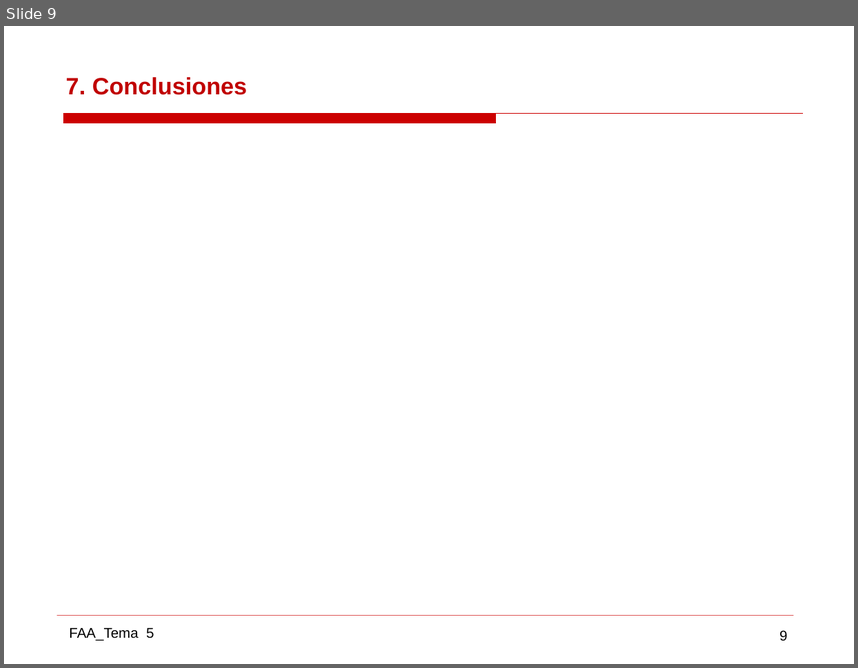
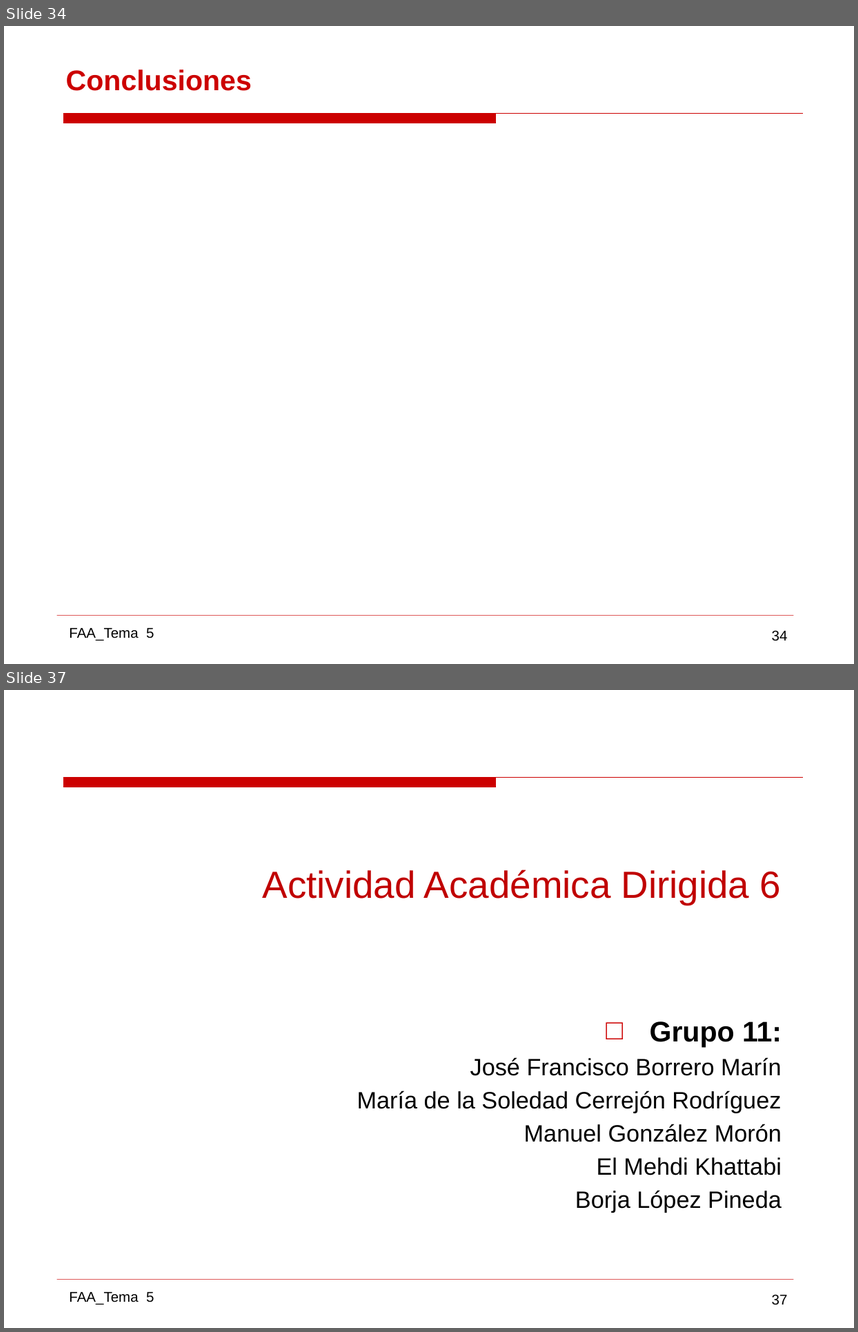
Before and after one commit to gabrielpr96/ETSIcode, a slide deck: FAA/Practica 2 AAD/AAD_11.pptx. Shown one above the other, each under a label of ours: slide 9 before the commit, slides 34 and 37 after it; the slides between them are not shown. The pictures are 858x668 and 858x1332 pixels, drawn with LibreOffice and Linux fonts; fonts in the diff are those of the drawing. Boxes give left, top, right and bottom in pixels: in the first picture for what was removed or moved away, otherwise in the second. Text is boxed around its words. In the diff, an @@ line names an element or a change of style, - is before the commit and + after.

```diff
--- a/FAA/Practica 2 AAD/AAD_11.pptx
+++ b/FAA/Practica 2 AAD/AAD_11.pptx
@@ slide 37 added at box(4, 690, 854, 1328), background #FFFFFF; not listed: 4 template elements that a slide beside it also shows @@
@@ text added at box(263, 869, 781, 905), 32 pt, text #C00000 @@
+Actividad Académica Dirigida 6
@@ text added at box(357, 1021, 782, 1212), 20 pt, text #000000 @@
+□ Grupo 11:
+  José Francisco Borrero Marín
+  María de la Soledad Cerrejón Rodríguez
+  Manuel González Morón
+  El Mehdi Khattabi
+  Borja López Pineda
@@ what was slide 9 is now slide 34 @@
@@ slide 34 changed as well @@
@@ title "Conclusiones" at box(66, 69, 252, 91): vertical alignment bottom to middle @@
@@ title at box(66, 69, 252, 91): text changed; size 20 to 24 pt; text colour #C00000 to #CC0000 @@
-7. Conclusiones
+Conclusiones
@@ page number at box(772, 630, 788, 641): text changed @@
-9
+34
```
Also in this commit, not shown: 4 other slides changed, 30 other slides added, 6 slides removed, 18 other files.
